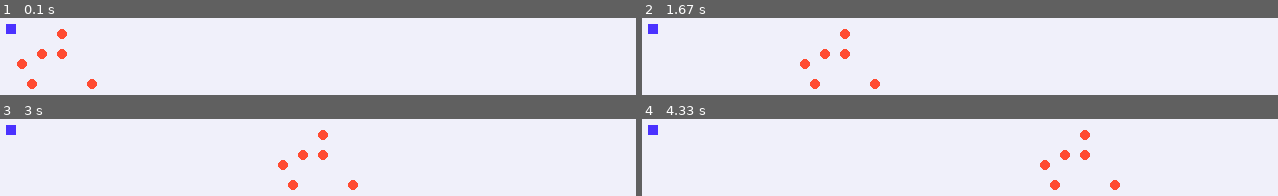
Above: before the commit, frames 1-4 (two rows, left to right).
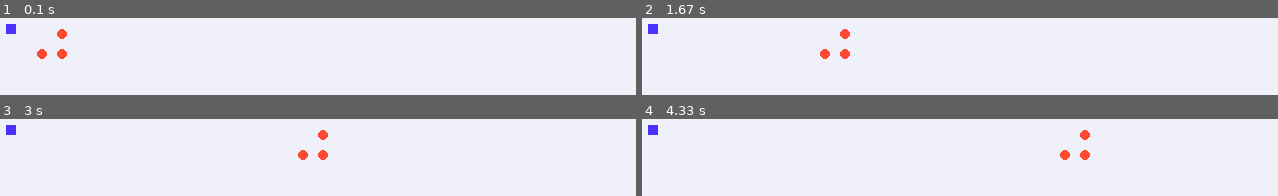
Above: after the commit, the same moments.

Repository: kalail/Game
Game: pygame game, started from main.py
Two runs of this game, one before a commit and one after it. Both use one fixed random seed, a clock stepped at 60 frames per second and the inputs below. The source is Python 2; it was converted automatically to run under Python 3.
Inputs:
- Up to frame 1 (0.1 s): no input
- Up to frame 2 (1.67 s): no input
- Up to frame 3 (3 s): no input
- Up to frame 4 (4.33 s): no input

The runs differ from the first frame. In frame 1, 0.5% of the frame differs, in the area x 2-16%, y 53-93%; in frame 2, 0.5%; in frame 3, 0.5%; in frame 4, 0.5%.

Commit message:
Separate pointer and unit code.

Diff:
--- /dev/null
+++ b/base.py
@@ -0,0 +1,14 @@
+
+
+class Thing(object):
+
+    def __init__(self, position):
+        self.position = position
+
+    def move(self, x, y):
+        new_x = float(self.position[0]) + float(x)
+        new_y = float(self.position[1]) + float(y)
+        self.position = (int(new_x), int(new_y))
+
+    def __str__(self):
+        return 'Thing'
--- /dev/null
+++ b/config.py
@@ -0,0 +1,11 @@
+
+
+class Config(object):
+
+    def __init__(self):
+        self.title = 'Hello World!'
+        self.width = 640
+        self.height = 360
+        self.size = (self.width, self.height)
+        self.framerate = 30
+        self.check_bounds = True
--- a/main.py
+++ b/main.py
@@ -2,28 +2,10 @@
 import pygame
 import pygame.locals as pylocals
 import theme
+from config import Config
+import units
 
-
-def handle_pointer(event, pointer):
-    if event.type == 4:
-        if pointer.down:
-            print 'Pointer Drag'
-        else:
-            print 'Pointer Move'
-    elif event.type == 5:
-        if not pointer.down:
-            pointer.down = True
-            print 'Pointer Down'
-    elif event.type == 6:
-        if pointer.down:
-            pointer.down = False
-            print 'Pointer Up'
-
-
-class Pointer(object):
-
-    def __init__(self):
-        self.down = False
+import pointer
 
 class Engine(object):
 
@@ -33,8 +15,8 @@
         self.screen = pygame.display.set_mode(self.config.size)
         pygame.display.set_caption(self.config.title)
         self.timer = pygame.time.Clock()
-        self.pointer = Pointer()
-        self.objects = [Thing(40, 40), Thing(60, 20), Thing(60, 40), Thing(20, 50), Thing(90, 70), Thing(30, 70)]
+        self.pointer = pointer.Pointer()
+        self.objects = [units.Bot((40, 40)), units.Bot((60, 20)), units.Bot((60, 40))]
 
     def start(self):
         self.run()
@@ -62,7 +44,7 @@
             if event.type == pylocals.QUIT:
                 self.quit()
             else:
-                handle_pointer(event, self.pointer)
+                pointer.handle_pointer(event, self.pointer)
 
     def update(self, delta):
         for o in self.objects:
@@ -80,42 +62,6 @@
         sys.exit()
 
 
-class Thing(object):
-
-    def __init__(self, x, y):
-        self.color = theme.red
-        self.radius = 5
-        self.x = x
-        self.y = y
-        self.position = (self.x, self.y)
-
-    def move(self, x, y):
-        self.x += x
-        self.y += y
-        self.position = (self.x, self.y)
-
-    def update(self, delta):
-        dist = int(0.1*delta)
-        self.move(dist, 0)
-
-    def draw(self, screen):
-        pygame.draw.circle(screen, self.color, self.position, self.radius)
-
-    def __str__(self):
-        return 'Thing'
-
-
-
-
-class Config(object):
-
-    def __init__(self):
-        self.title = 'Hello World!'
-        self.width = 640
-        self.height = 360
-        self.size = (self.width, self.height)
-        self.framerate = 30
-        self.check_bounds = True
 
 if __name__ == '__main__':
     config = Config()
--- /dev/null
+++ b/pointer.py
@@ -0,0 +1,22 @@
+
+
+def handle_pointer(event, pointer):
+    if event.type == 4:
+        if pointer.down:
+            print 'Pointer Drag'
+        else:
+            print 'Pointer Move'
+    elif event.type == 5:
+        if not pointer.down:
+            pointer.down = True
+            print 'Pointer Down'
+    elif event.type == 6:
+        if pointer.down:
+            pointer.down = False
+            print 'Pointer Up'
+
+
+class Pointer(object):
+
+    def __init__(self):
+        self.down = False
--- /dev/null
+++ b/units.py
@@ -0,0 +1,21 @@
+import pygame
+import theme
+from base import Thing
+
+class Bot(Thing):
+
+    def __init__(self, *args, **kwargs):
+        super(Bot, self).__init__(*args, **kwargs)
+        self.radius = 5
+        self.color = theme.red
+        self.speed = 0.1
+
+    def update(self, delta):
+        dist = self.speed * delta
+        self.move(dist, 0)
+
+    def draw(self, screen):
+        pygame.draw.circle(screen, self.color, self.position, self.radius)
+
+    def __str__(self):
+        return 'Bot'
